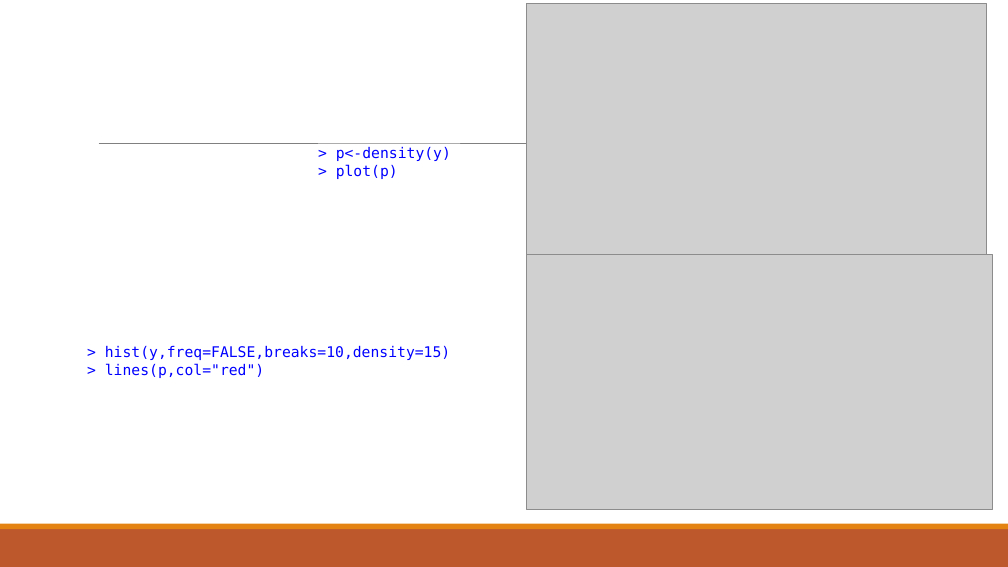
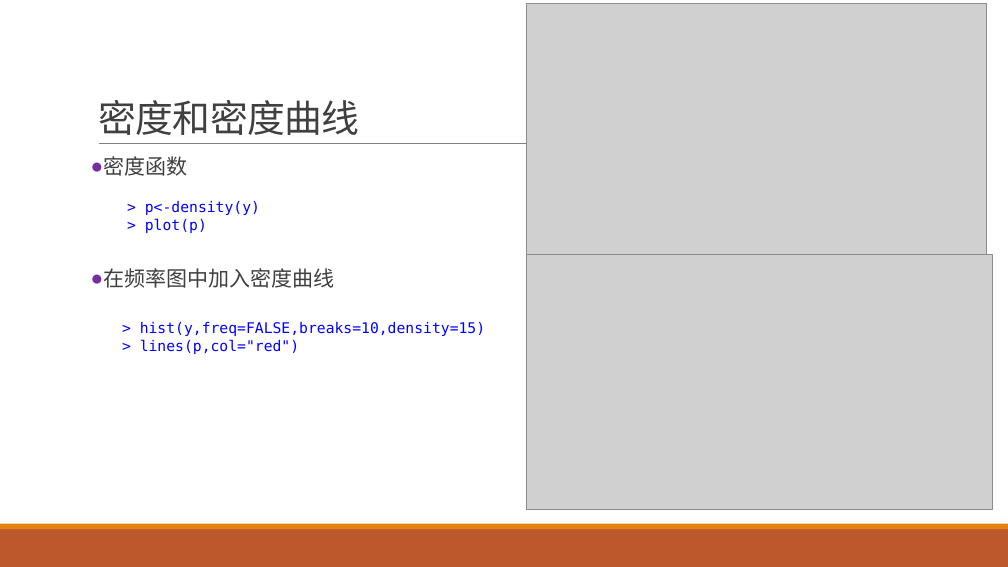
Before and after one commit to exoplanetX/DataAnalytics, a slide deck: slide 4 of 实验-4-非参数分析.pptx (slide 6 before the commit). Drawn at 1008x567 pixels with LibreOffice and Linux fonts; fonts in the diff are those of the drawing; grey boxes stand for pictures. Boxes give left, top, right and bottom in pixels: in the first picture for what was removed or moved away, otherwise in the second. Text is boxed around its words. In the diff, an @@ line names an element or a change of style, - is before the commit and + after.

```diff
--- a/实验-4-非参数分析.pptx
+++ b/实验-4-非参数分析.pptx
@@ title added at (98, 100, 359, 135), 36 pt, text #404040 @@
+密度和密度曲线
@@ text added at (103, 156, 334, 288), 20 pt, text #404040 @@
+● 密度函数
+● 在频率图中加入密度曲线
@@ text "> p<-density(y)": place and size @@
-text "> p<-density(y)" at (336, 146, 451, 179)
+text "> p<-density(y)" at (145, 200, 260, 233)
@@ text "> hist(y,freq=FALSE,breaks=10,density=15)": place and size @@
-text "> hist(y,freq=FALSE,breaks=10,density=15)" at (105, 345, 450, 378)
+text "> hist(y,freq=FALSE,breaks=10,density=15)" at (140, 321, 485, 354)
```
Also in this commit, not shown: 7 other slides changed, 23 slides removed.
